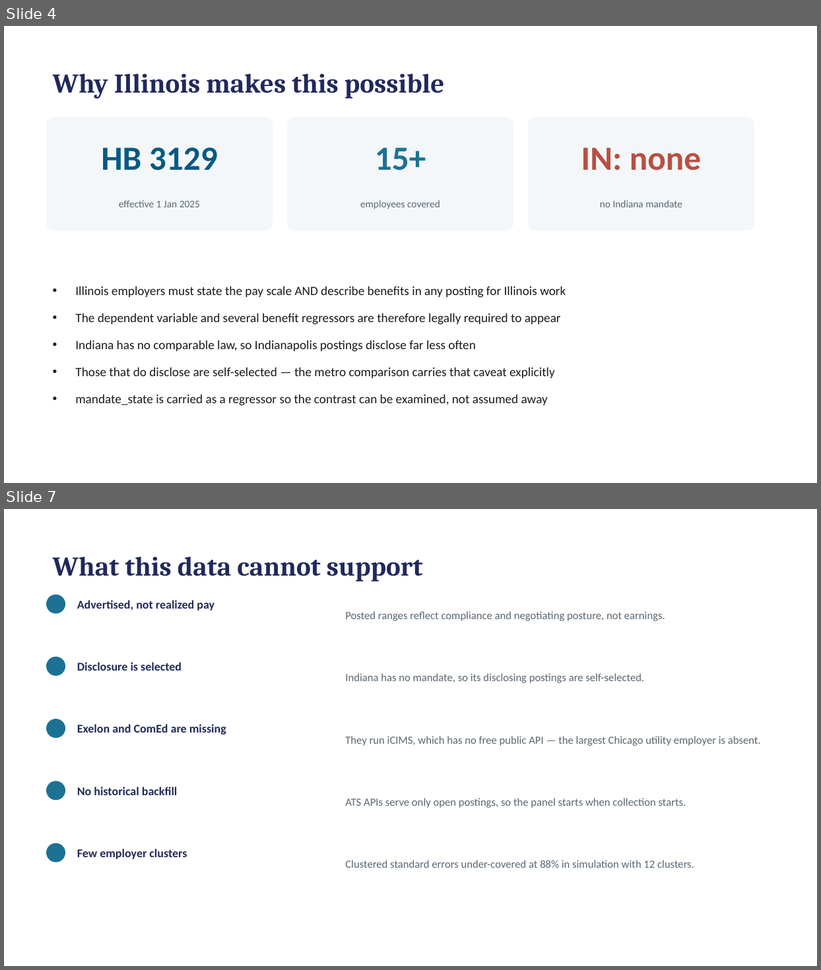
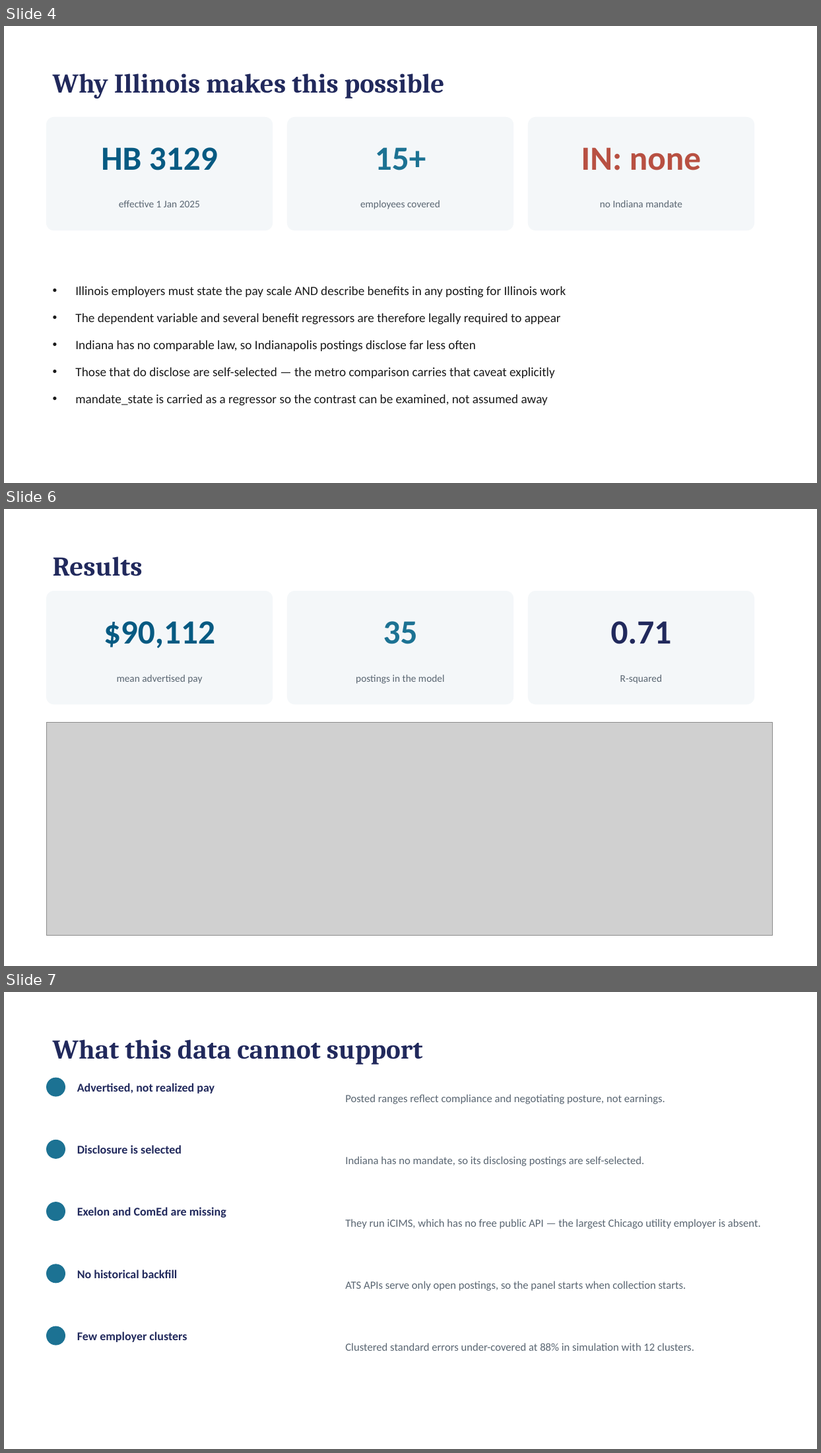
Before and after one commit to hendeal-cyber/Modern-Labor-Market-Data-Submission, a slide deck: paper/presentation.pptx. Shown one above the other, each under a label of ours: slides 4 and 7 before the commit, slides 4, 6 and 7 after it; the slides between them are not shown. The pictures are 821x970 and 821x1453 pixels, drawn with LibreOffice and Linux fonts; fonts in the diff are those of the drawing; grey boxes stand for pictures. Boxes give left, top, right and bottom in pixels: in the first picture for what was removed or moved away, otherwise in the second. Text is boxed around its words. In the diff, an @@ line names an element or a change of style, - is before the commit and + after.

```diff
--- a/paper/presentation.pptx
+++ b/paper/presentation.pptx
@@ slide 6 added at [4, 509, 817, 966], background #FFFFFF @@
@@ text added at [53, 557, 143, 576], 32 pt, text #21295C, bold @@
+Results
@@ rounded rectangle added at [47, 591, 273, 704], fill #F4F7F9, outline #F4F7F9 1 pt @@
@@ rounded rectangle added at [288, 591, 514, 704], fill #F4F7F9, outline #F4F7F9 1 pt @@
@@ rounded rectangle added at [529, 591, 754, 704], fill #F4F7F9, outline #F4F7F9 1 pt @@
@@ text added at [104, 621, 215, 648], 40 pt, text #065A82, bold @@
+$90,112
@@ text added at [384, 621, 418, 644], 40 pt, text #1C7293, bold @@
+35
@@ text added at [611, 621, 672, 644], 40 pt, text #21295C, bold @@
+0.71
@@ text added at [117, 675, 202, 684], 12 pt, text #5A6672 @@
+mean advertised pay
@@ text added at [356, 675, 445, 684], 12 pt, text #5A6672 @@
+postings in the model
@@ text added at [620, 675, 662, 684], 12 pt, text #5A6672 @@
+R-squared
@@ picture added at [47, 722, 773, 936] @@
```
Also in this commit, not shown: 1 slide changed, 1 slide removed, 7 other files.
